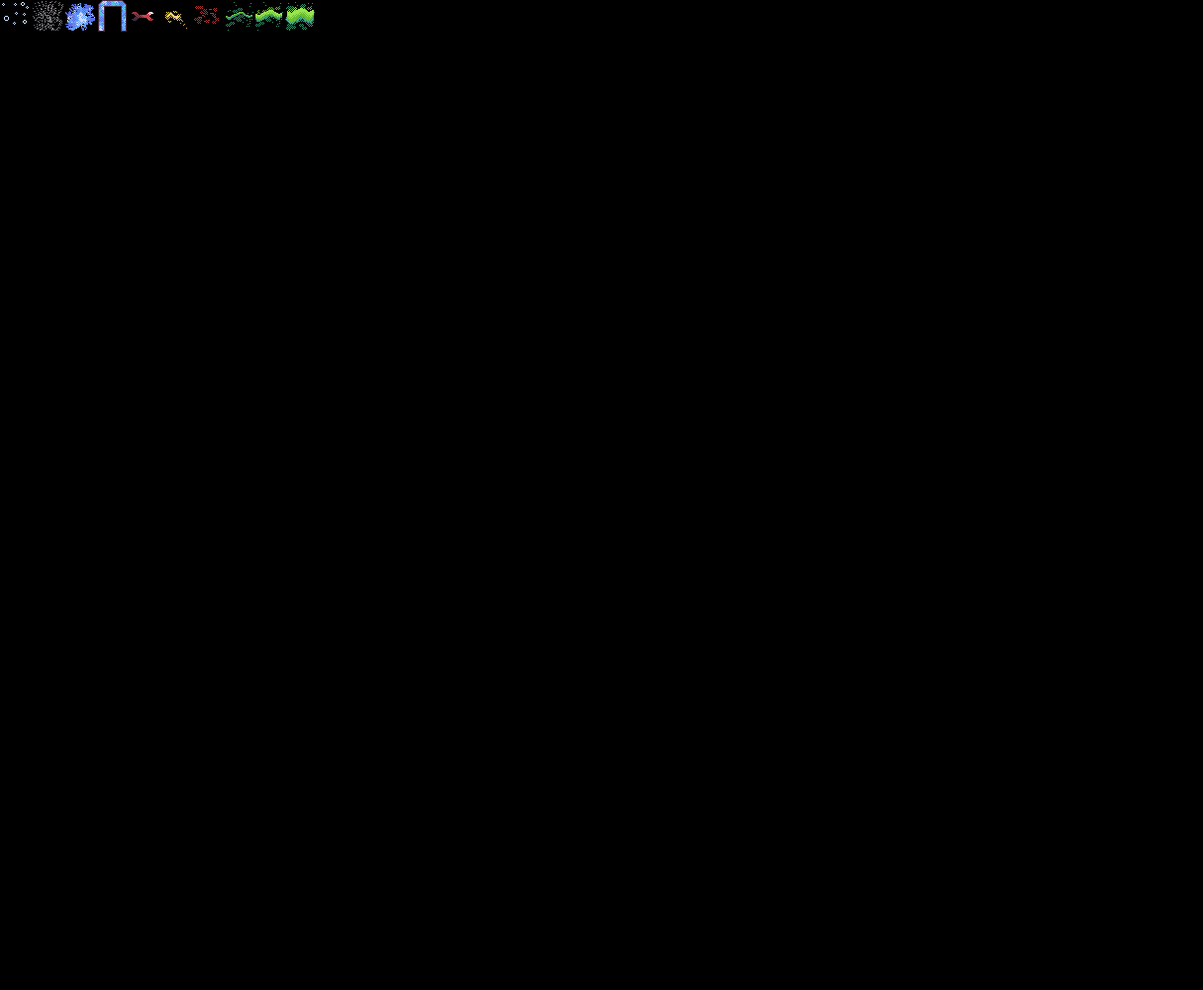
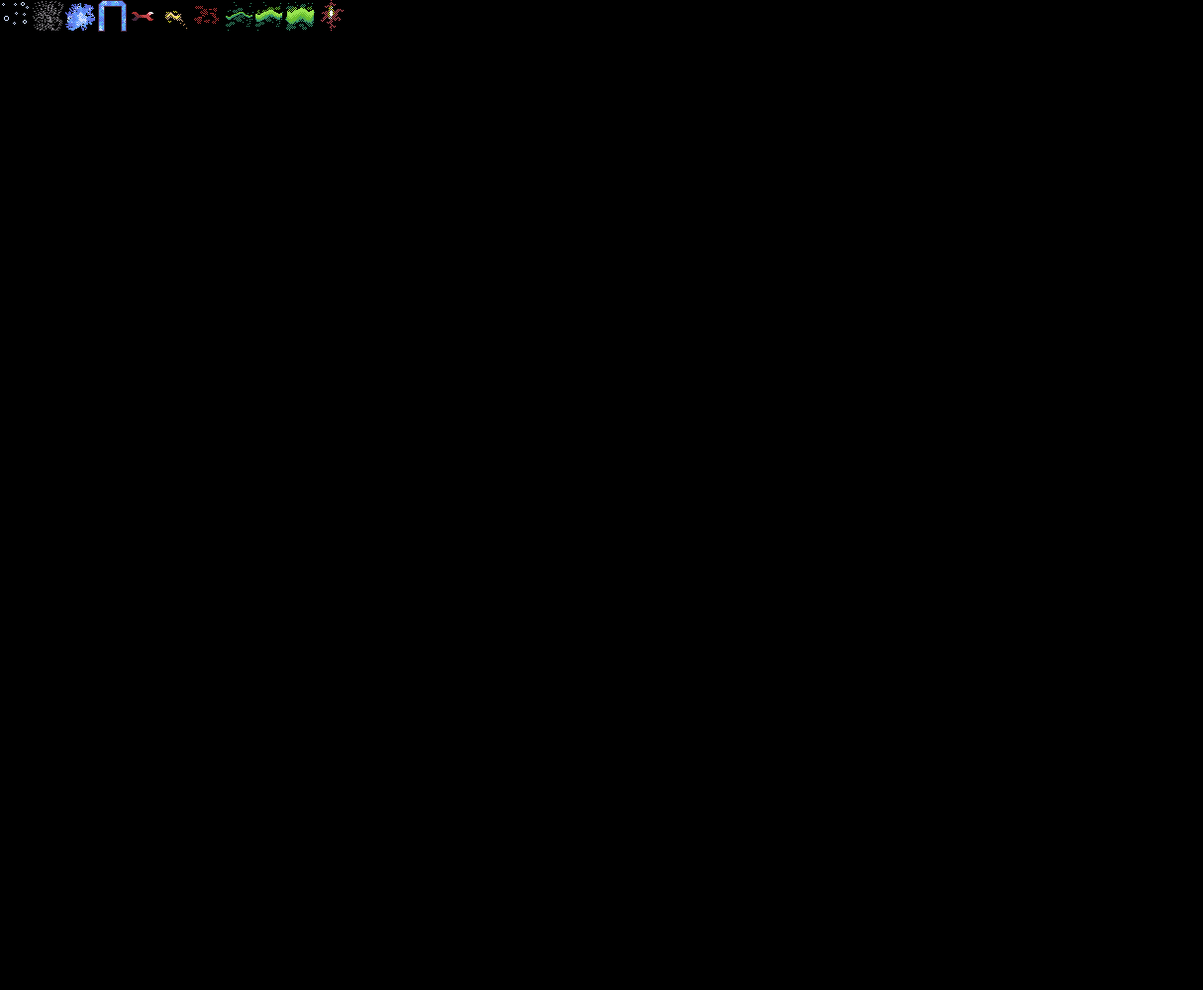
The second (1203, 990) image is a revision of the first. Changes to its layers:
painted on "EffectTiles.gif" over (320, 0, 344, 31)
